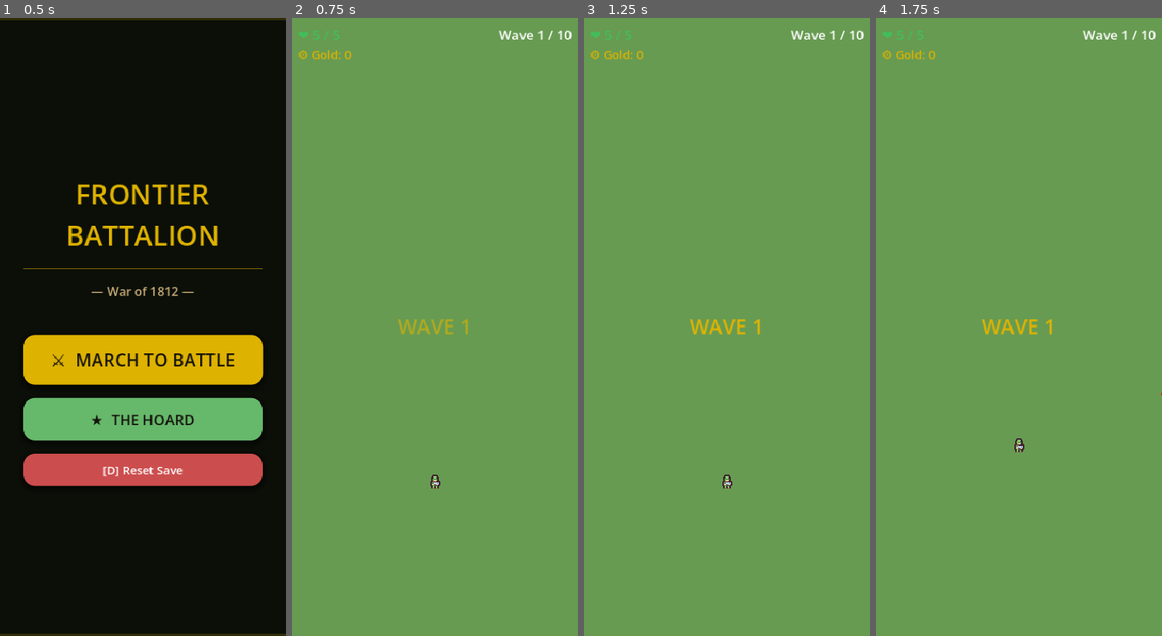
Above: before the commit, frames 1-4 (left to right).
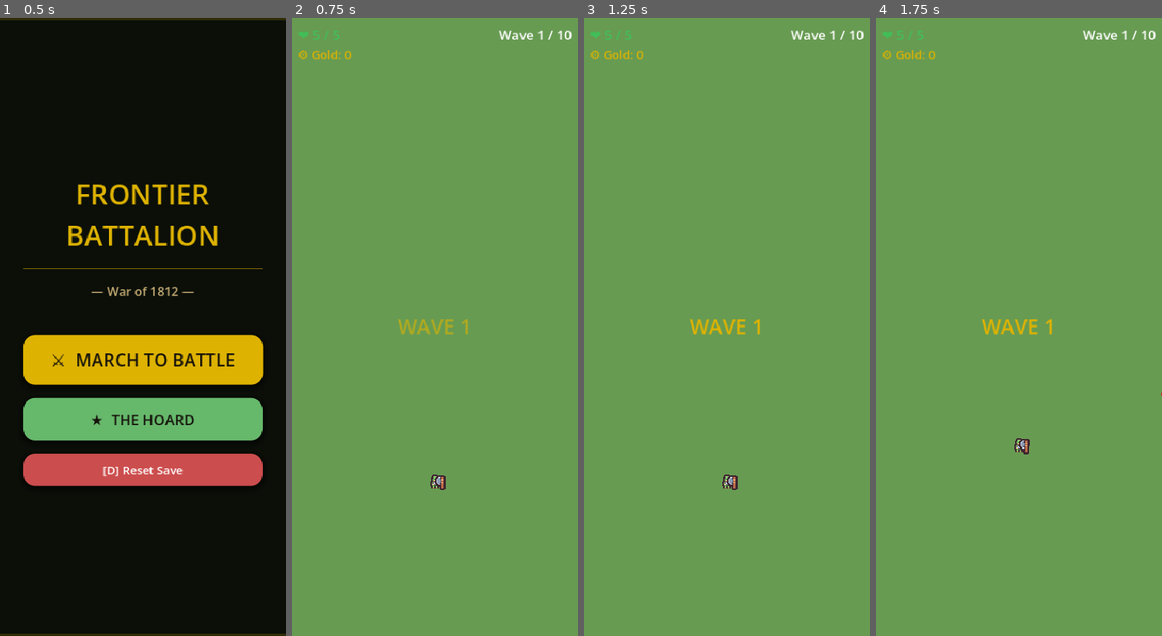
Above: after the commit, the same moments.

Repository: flatbil/Nuthouse-Games
Game: Godot game, scene res://scenes/MainMenu.tscn
Two runs of this game, one before a commit and one after it. Both use one fixed random seed, a clock stepped at 60 frames per second and the inputs below.
Inputs (mouse positions are in pixels of both pictures, inside the frame that each line leads up to):
- Up to frame 1 (0.5 s): no input
- Up to frame 2 (0.75 s): click "⚔ MARCH TO BATTLE" at 0.5 s
- Up to frame 3 (1.25 s): no input
- Up to frame 4 (1.75 s): tap Enter at 1.25 s; move the mouse to (1004, 450) at 1.27 s; hold W from 1.28 s (still down); click (1004, 450) at 1.42 s

Frame 1 is identical in both runs. In frame 2, less than 0.1% of the frame differs, in the area x 50-54%, y 74-77%; in frame 3, less than 0.1%; in frame 4, less than 0.1%, in the area x 50-54%, y 68-71%.

Commit message:
game_03: Persistent weapon-in-hand with swing animation on melee hit
- Add Weapon Sprite2D child to Soldier.tscn (offset right hand position)
- Soldier.setup() loads correct weapon texture (axe or sword) per unit type
- swing_weapon(): tweens Weapon rotation -75° and bounces back (0.22s)
- Death tween now fades weapon sprite alongside body
- Formation._handle_melee() calls soldier.swing_weapon() on hit instead
  of spawning a separate pop-up sprite — weapon stays in hand permanently

Co-Authored-By: Claude Sonnet 4.6 <noreply@anthropic.com>

Diff:
--- a/game_03/scenes/Formation.gd
+++ b/game_03/scenes/Formation.gd
@@ -136,25 +136,7 @@
 		if is_instance_valid(best_enemy):
 			soldier._melee_timer = 0.0
 			best_enemy.take_damage(soldier.melee_damage)
-			var mid: Vector2 = (soldier.global_position + best_enemy.global_position) * 0.5
-			var angle: float = (best_enemy.global_position - soldier.global_position).angle()
-			_spawn_weapon_flash(soldier.melee_weapon, mid, angle)
-
-
-func _spawn_weapon_flash(weapon: String, pos: Vector2, angle: float) -> void:
-	var sprite := Sprite2D.new()
-	sprite.texture = load("res://assets/sprites/" + weapon + ".png")
-	sprite.texture_filter = CanvasItem.TEXTURE_FILTER_NEAREST
-	sprite.global_position = pos
-	sprite.rotation = angle
-	sprite.scale    = Vector2(3.0, 3.0)
-	sprite.z_index  = 10
-	get_parent().add_child(sprite)
-	var tween := sprite.create_tween()
-	tween.set_parallel(true)
-	tween.tween_property(sprite, "scale", Vector2(5.0, 5.0), 0.18)
-	tween.tween_property(sprite, "modulate:a", 0.0, 0.2)
-	tween.chain().tween_callback(sprite.queue_free)
+			soldier.swing_weapon()
 
 
 func _get_nearest_enemy() -> Node2D:
--- a/game_03/scenes/Soldier.gd
+++ b/game_03/scenes/Soldier.gd
@@ -18,7 +18,8 @@
 var _melee_timer: float = 0.0
 var _is_alive:    bool  = true
 
-@onready var body: Sprite2D = $Body
+@onready var body:   Sprite2D = $Body
+@onready var weapon: Sprite2D = $Weapon
 
 signal died(soldier: Node)
 
@@ -42,6 +43,7 @@
 	melee_range  = float(cfg.get("melee_range",  28.0))
 	melee_rate   = float(cfg.get("melee_rate",   0.5))
 	melee_weapon = str(cfg.get("melee_weapon", "weap_sword"))
+	weapon.texture = load("res://assets/sprites/" + melee_weapon + ".png")
 
 
 func take_damage(amount: float) -> void:
@@ -54,6 +56,16 @@
 	tween.tween_property(body, "modulate", Color(1.0, 1.0, 1.0, 1.0), 0.15)
 	if current_hp <= 0:
 		_die()
+
+
+func swing_weapon() -> void:
+	if not _is_alive or not is_instance_valid(weapon):
+		return
+	var tween := create_tween()
+	tween.tween_property(weapon, "rotation_degrees", -75.0, 0.08) \
+		.set_trans(Tween.TRANS_SINE)
+	tween.tween_property(weapon, "rotation_degrees", 0.0, 0.14) \
+		.set_trans(Tween.TRANS_BOUNCE)
 
 
 func heal(amount: float) -> void:
@@ -107,8 +119,9 @@
 	_is_alive = false
 	var tween := create_tween()
 	tween.set_parallel(true)
-	tween.tween_property(body, "modulate:a", 0.0, 0.3)
-	tween.tween_property(self, "scale", Vector2(0.1, 0.1), 0.3)
+	tween.tween_property(body,   "modulate:a", 0.0, 0.3)
+	tween.tween_property(weapon, "modulate:a", 0.0, 0.3)
+	tween.tween_property(self,   "scale", Vector2(0.1, 0.1), 0.3)
 	await tween.finished
 	died.emit(self)
 	queue_free()
--- a/game_03/scenes/Soldier.tscn
+++ b/game_03/scenes/Soldier.tscn
@@ -15,5 +15,11 @@
 texture = ExtResource("2_tex")
 texture_filter = 5
 
+[node name="Weapon" type="Sprite2D" parent="."]
+texture_filter = 5
+position = Vector2(10, 2)
+scale = Vector2(1.3, 1.3)
+z_index = 1
+
 [node name="Shape" type="CollisionShape2D" parent="."]
 shape = SubResource("CircleShape2D_1")
